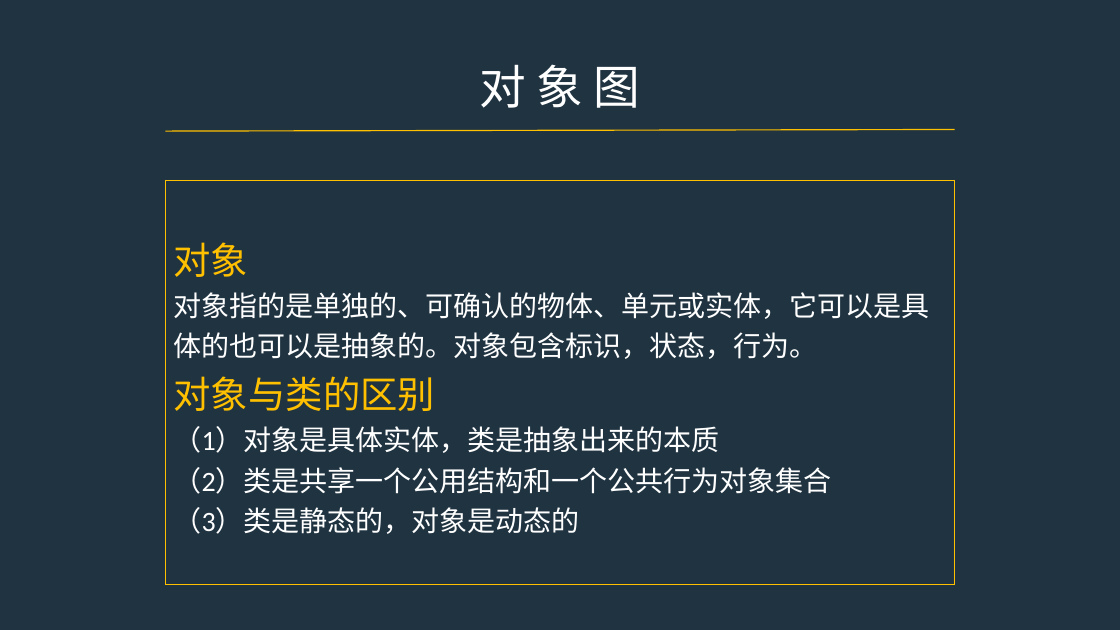
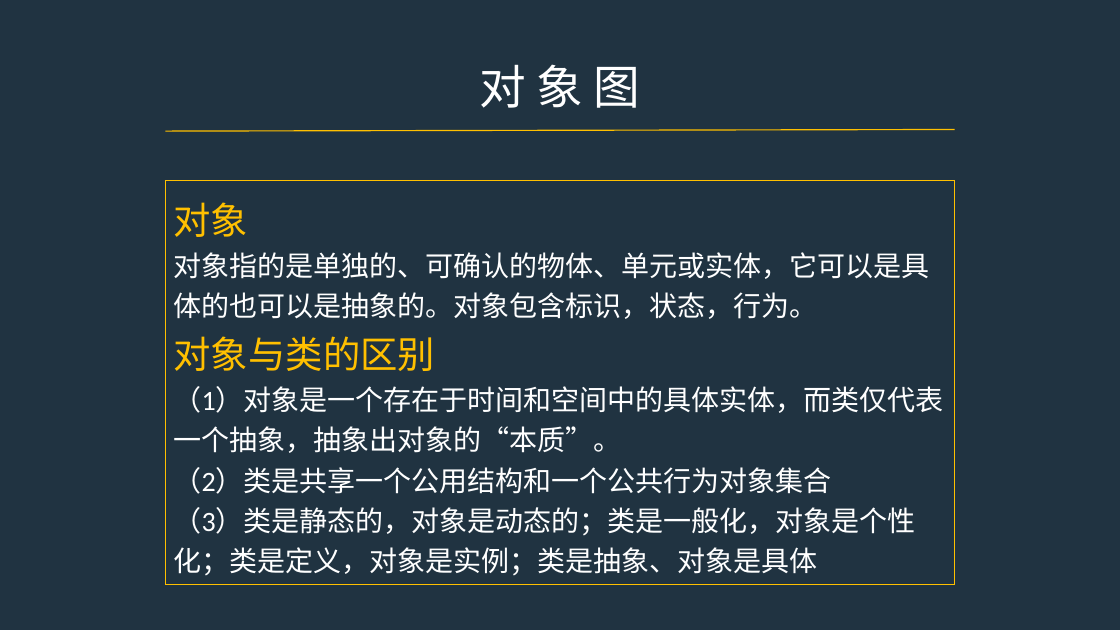
Before and after one commit to PRD2017-G07/G07-teamwork, a slide deck: slide 4 of 0PPT/UML图2.pptx (slide 3 before the commit). Drawn at 1120x630 pixels with LibreOffice and Linux fonts; fonts in the diff are those of the drawing. Boxes give left, top, right and bottom in pixels: in the first picture for what was removed or moved away, otherwise in the second. Text is boxed around its words. In the diff, an @@ line names an element or a change of style, - is before the commit and + after.

```diff
--- a/0PPT/UML图2.pptx
+++ b/0PPT/UML图2.pptx
@@ text in rectangle at bbox=[174, 386, 944, 453]: text changed @@
-（1）对象是具体实体，类是抽象出来的本质
+（1）对象是一个存在于时间和空间中的具体实体，而类仅代表一个抽象，抽象出对象的“本质”。
@@ text in rectangle at bbox=[174, 507, 916, 575]: text changed @@
-（3）类是静态的，对象是动态的
+（3）类是静态的，对象是动态的；类是一般化，对象是个性化；类是定义，对象是实例；类是抽象、对象是具体
```
Also in this commit, not shown: 8 other slides changed, 19 slides added.
